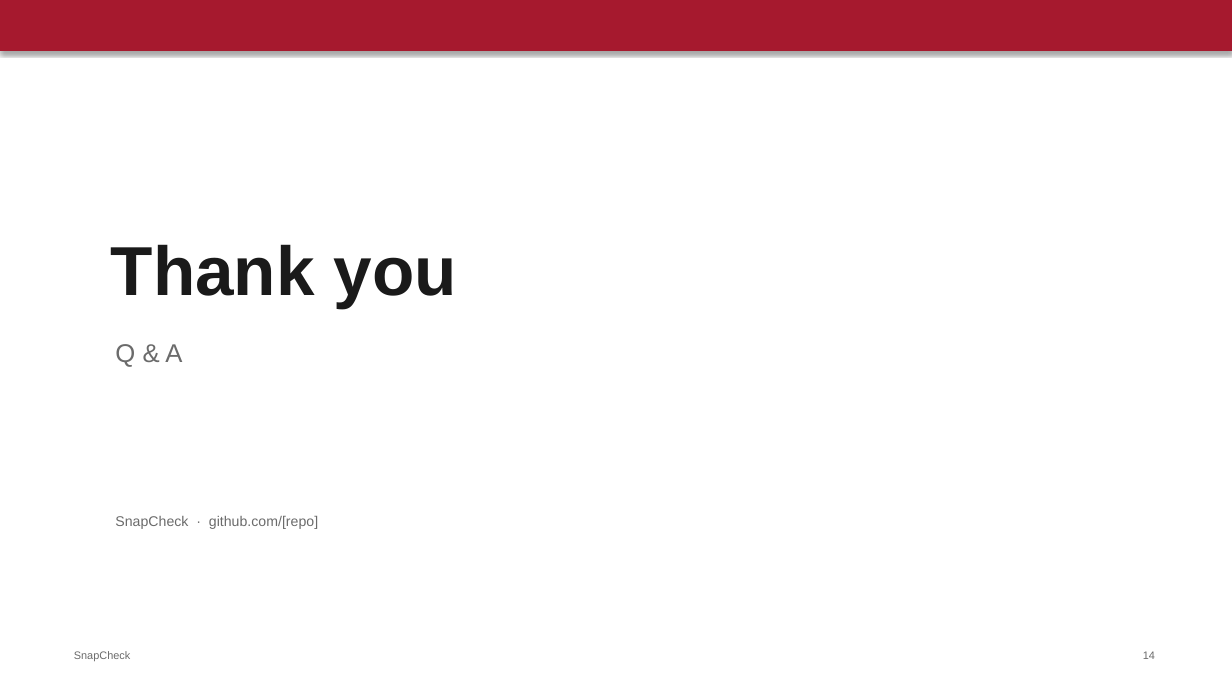
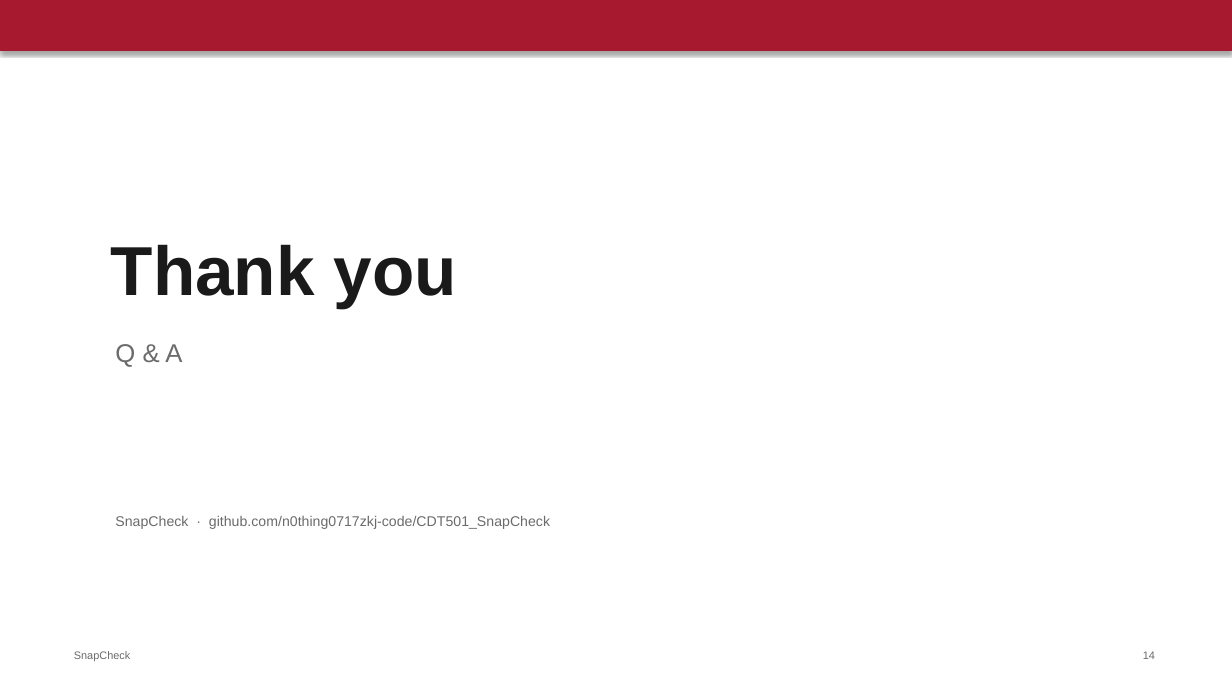
Before and after one commit to n0thing0717zkj-code/CDT501_SnapCheck, a slide deck: slide 14 of docs/CDT501_SnapCheck_Slides.pptx. Drawn at 1232x693 pixels with LibreOffice and Linux fonts; fonts in the diff are those of the drawing. Boxes give left, top, right and bottom in pixels: in the first picture for what was removed or moved away, otherwise in the second. Text is boxed around its words. In the diff, an @@ line names an element or a change of style, - is before the commit and + after.

Commit message:
Final: 10-minute script with Kaijia on demo, report wording fixes, slide cleanup

```diff
--- a/docs/CDT501_SnapCheck_Slides.pptx
+++ b/docs/CDT501_SnapCheck_Slides.pptx
@@ text at (x1=115, y1=516, x2=550, y2=529): text changed @@
-SnapCheck · github.com/[repo]
+SnapCheck · github.com/n0thing0717zkj-code/CDT501_SnapCheck
```
Also in this commit, not shown: 3 other slides changed, 3 other files.
